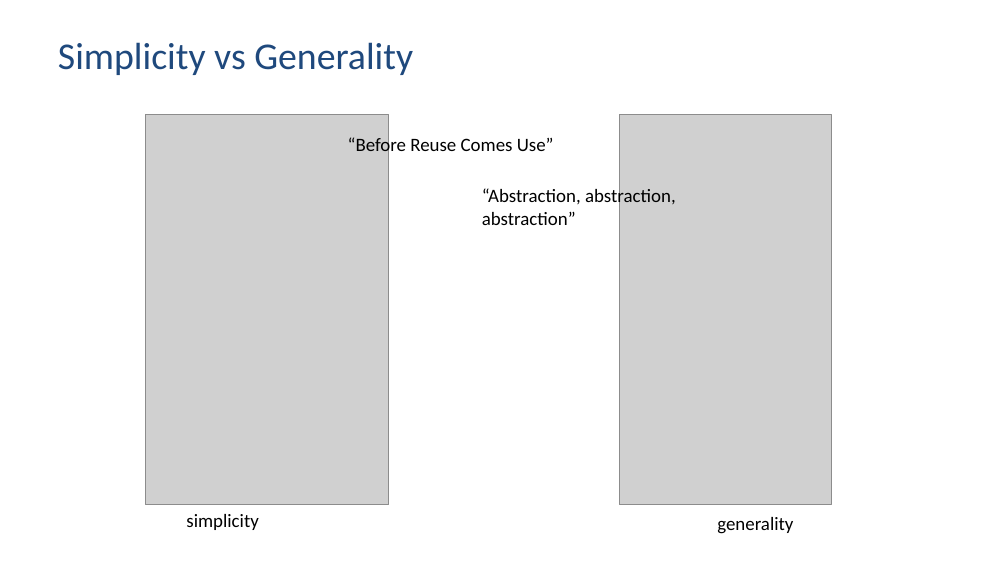
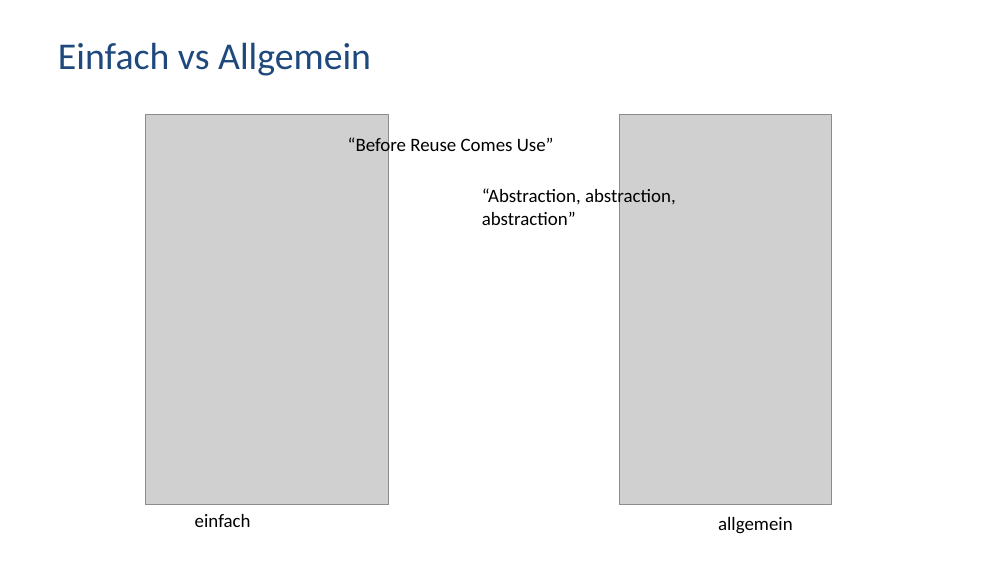
Before and after one commit to active-group/tutorialtag-2024-ddd-fp, a slide deck: slide 9 of ddd-fp.pptx (slide 8 before the commit). Drawn at 1008x567 pixels with LibreOffice and Linux fonts; fonts in the diff are those of the drawing; grey boxes stand for pictures. Boxes give left, top, right and bottom in pixels: in the first picture for what was removed or moved away, otherwise in the second. Text is boxed around its words. In the diff, an @@ line names an element or a change of style, - is before the commit and + after.

```diff
--- a/ddd-fp.pptx
+++ b/ddd-fp.pptx
@@ title at box(58, 42, 371, 76): text changed @@
-Simplicity vs Generality
+Einfach vs Allgemein
@@ text at box(195, 514, 251, 527): text changed @@
-simplicity
+einfach
@@ text at box(718, 517, 793, 534): text changed @@
-generality
+allgemein
```
Also in this commit, not shown: 8 other slides changed, 2 slides added, 1 slide removed.
